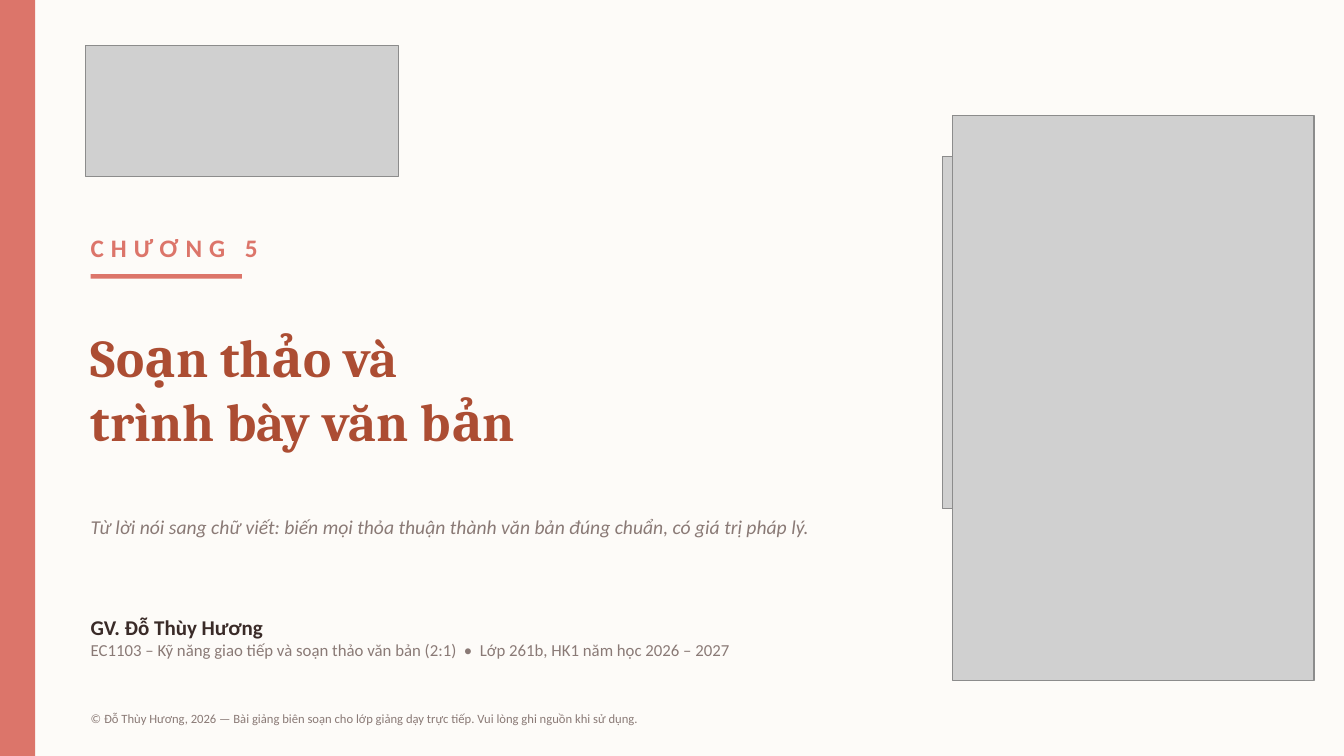
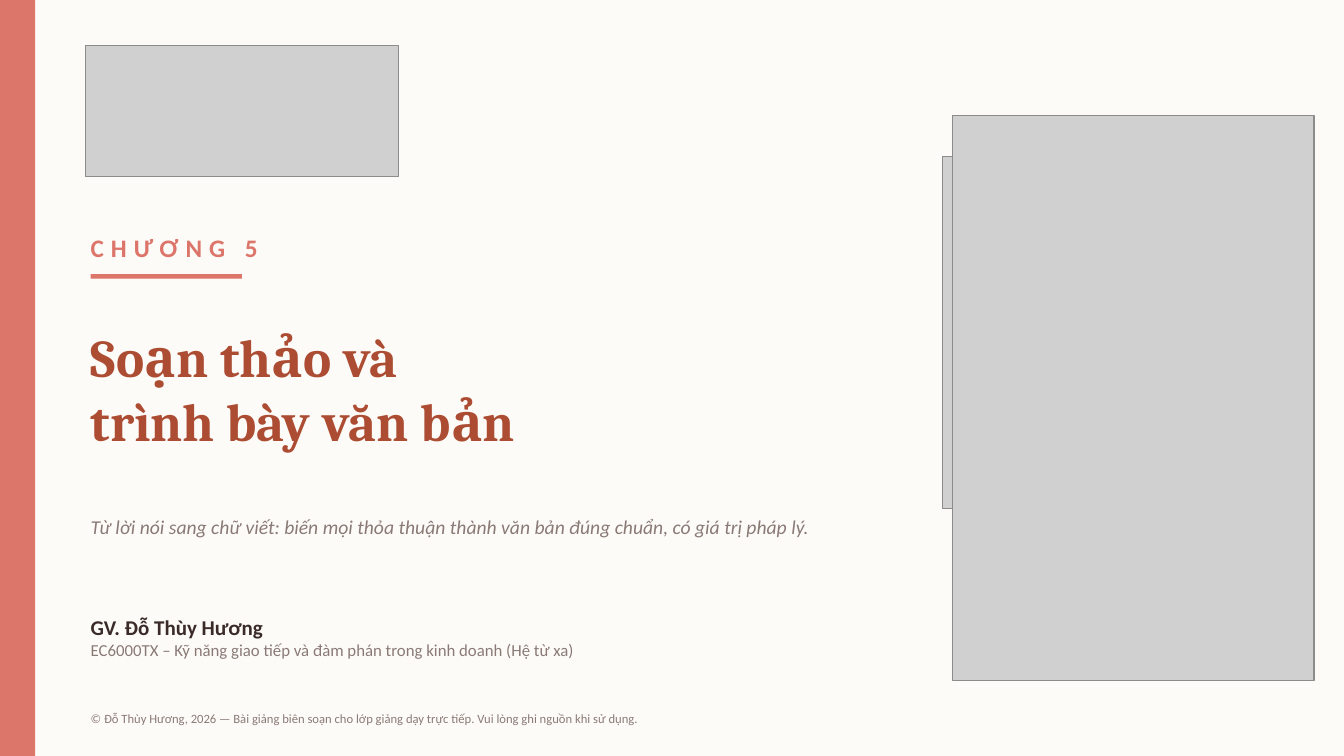
Before and after one commit to thuyhuongctu/ComDraft, a slide deck: slide 1 of slides/05-soan-thao-van-ban.pptx. Drawn at 1344x756 pixels with LibreOffice and Linux fonts; fonts in the diff are those of the drawing; grey boxes stand for pictures. Boxes give left, top, right and bottom in pixels: in the first picture for what was removed or moved away, otherwise in the second. Text is boxed around its words. In the diff, an @@ line names an element or a change of style, - is before the commit and + after.

Commit message:
Chương 5: đổi mã học phần trên slide bìa sang EC6000TX (hệ từ xa)
Cập nhật META_LT trong scripts/build_ch5_practice.js (nguồn sinh) và vá lại
đúng dòng chữ đó trong slides/05-soan-thao-van-ban.pptx cùng ảnh bìa dùng cho
trình xem trong ứng dụng. Video "ÔN TẬP CHƯƠNG 5" tạm chưa ghép ảnh mới, chờ
GV duyệt đoạn xem thử trước.

```diff
--- a/slides/05-soan-thao-van-ban.pptx
+++ b/slides/05-soan-thao-van-ban.pptx
@@ text at bbox=[91, 643, 573, 659]: text changed @@
-EC1103 – Kỹ năng giao tiếp và soạn thảo văn bản (2:1) • Lớp 261b, HK1 năm học 2026 – 2027
+EC6000TX – Kỹ năng giao tiếp và đàm phán trong kinh doanh (Hệ từ xa)
```
Also in this commit, not shown: 3 other files.
